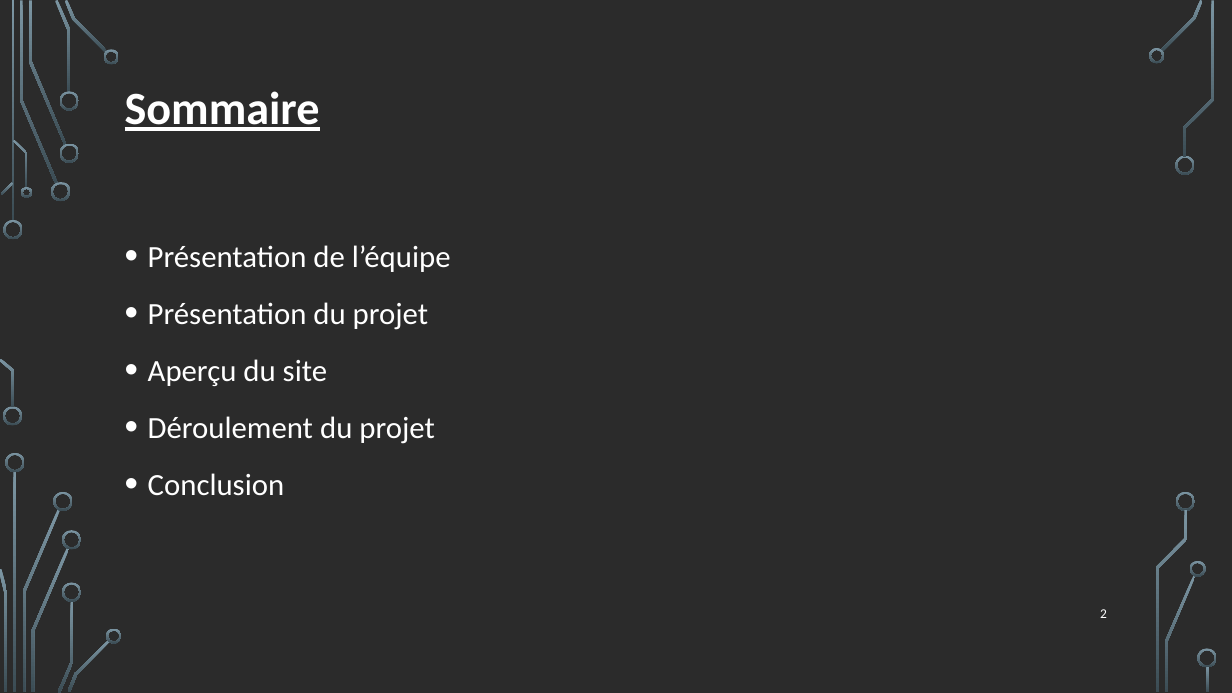
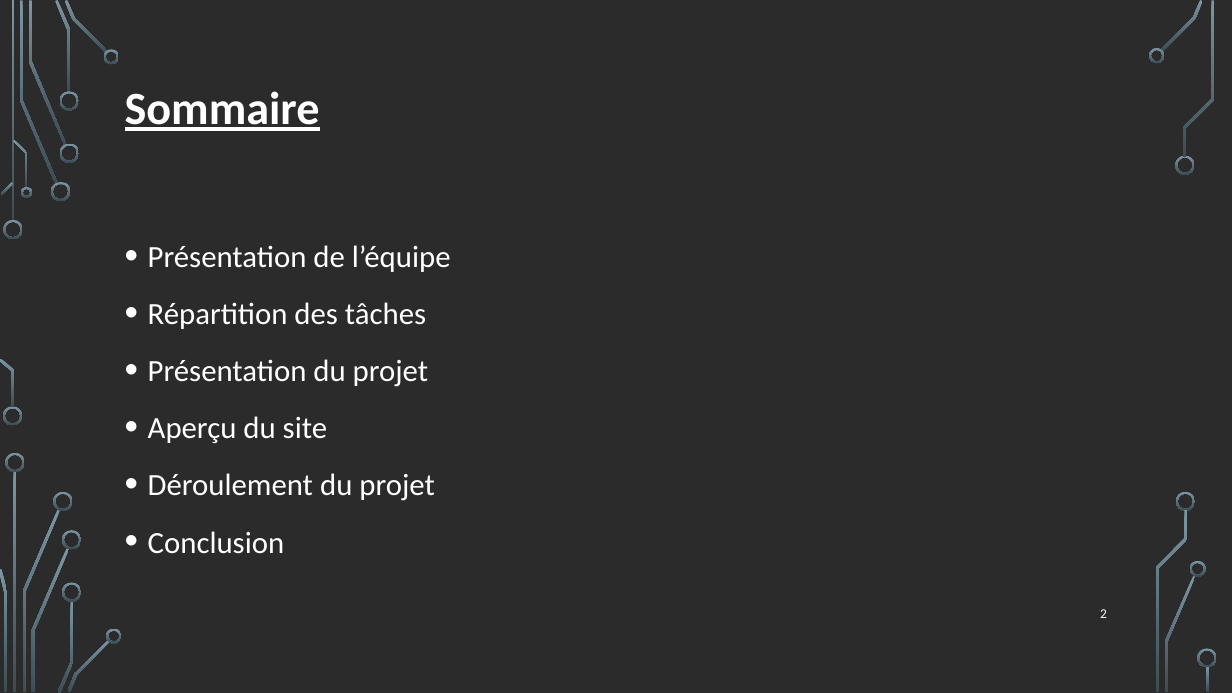
Before and after one commit to SarahGumaa/PPE2, a slide deck: slide 2 of Project-Personnalisé-Encadrée .pptx. Drawn at 1232x693 pixels with LibreOffice and Linux fonts; fonts in the diff are those of the drawing; background and template pictures are left out; a plain dark background stands for a picture behind light text. Boxes give left, top, right and bottom in pixels: in the first picture for what was removed or moved away, otherwise in the second. Text is boxed around its words. In the diff, an @@ line names an element or a change of style, - is before the commit and + after.

```diff
--- a/Project-Personnalisé-Encadrée .pptx
+++ b/Project-Personnalisé-Encadrée .pptx
@@ text at (148, 302, 426, 329): paragraph added @@
+• Répartition des tâches
```
Also in this commit, not shown: 2 other slides changed.
